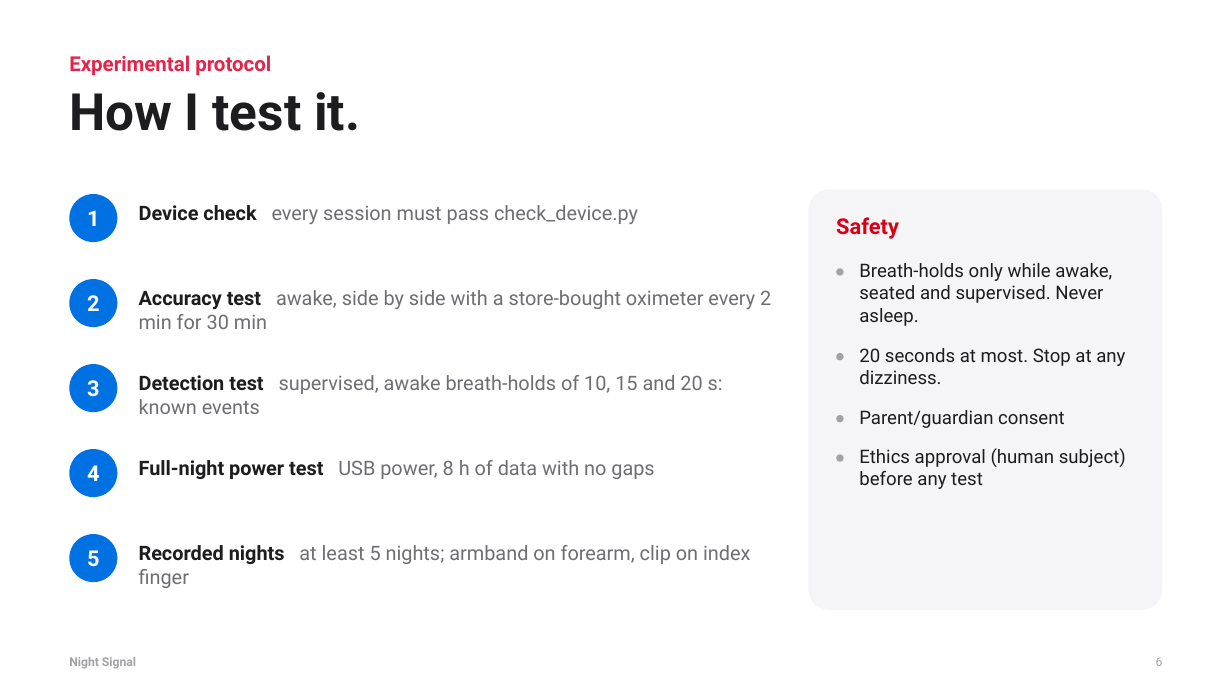
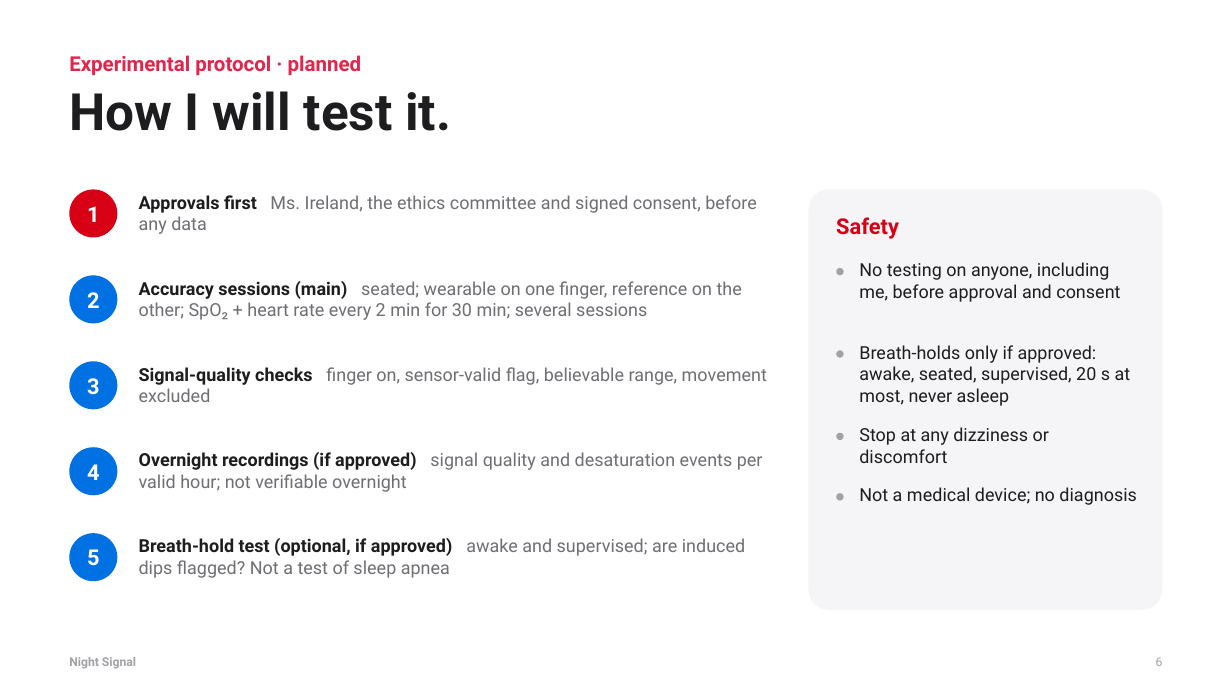
Before and after one commit to gabrielamamanestudent-wq/teetomivV2, a slide deck: slide 6 of science-fair/night-signal/Night_Signal_Presentation.pptx. Drawn at 1232x693 pixels with LibreOffice and Linux fonts; fonts in the diff are those of the drawing. Boxes give left, top, right and bottom in pixels: in the first picture for what was removed or moved away, otherwise in the second. Text is boxed around its words. In the diff, an @@ line names an element or a change of style, - is before the commit and + after.

```diff
--- a/science-fair/night-signal/Night_Signal_Presentation.pptx
+++ b/science-fair/night-signal/Night_Signal_Presentation.pptx
@@ text at [69, 55, 361, 75]: text changed @@
-Experimental protocol
+Experimental protocol · planned
@@ text at [69, 91, 451, 131]: text changed @@
-How I test it.
+How I will test it.
@@ 2 ellipses, 1 text: place and size @@
-2 ellipses, 1 text at [69, 194, 117, 327]
+2 ellipses, 1 text at [69, 189, 117, 323]
@@ ellipse at [69, 189, 117, 238]: fill #0071E3 to #D70015 @@
@@ text at [139, 195, 757, 234]: text changed; size 15.5 to 14 pt @@
-Device check every session must pass check_device.py
+Approvals first Ms. Ireland, the ethics committee and signed consent, before any data
@@ text at [859, 262, 1120, 302]: text changed; size 14.5 to 14 pt @@
-Breath-holds only while awake, seated and supervised. Never asleep.
+No testing on anyone, including me, before approval and consent
@@ text at [139, 281, 742, 320]: text changed; size 15.5 to 14 pt @@
-Accuracy test awake, side by side with a store-bought oximeter every 2 min for 30 min
+Accuracy sessions (main) seated; wearable on one finger, reference on the other; SpO₂ + heart rate every 2 min for 30 min; several sessions
@@ text at [859, 345, 1131, 406]: text changed; size 14.5 to 14 pt @@
-20 seconds at most. Stop at any dizziness.
+Breath-holds only if approved: awake, seated, supervised, 20 s at most, never asleep
@@ text at [139, 367, 767, 402]: text changed; size 15.5 to 14 pt @@
-Detection test supervised, awake breath-holds of 10, 15 and 20 s: known events
+Signal-quality checks finger on, sensor-valid flag, believable range, movement excluded
@@ ellipse: place and size @@
-ellipse at [836, 415, 844, 422]
+ellipse at [836, 433, 844, 440]
@@ text at [859, 427, 1049, 463]: text changed; size 14.5 to 14 pt @@
-Parent/guardian consent
+Stop at any dizziness or discomfort
@@ text at [139, 452, 763, 492]: text changed; size 15.5 to 14 pt @@
-Full-night power test USB power, 8 h of data with no gaps
+Overnight recordings (if approved) signal quality and desaturation events per valid hour; not verifiable overnight
@@ ellipse: place and size @@
-ellipse at [836, 455, 844, 462]
+ellipse at [836, 494, 844, 501]
@@ text at [859, 487, 1137, 505]: text changed; size 14.5 to 14 pt @@
-Ethics approval (human subject) before any test
+Not a medical device; no diagnosis
@@ text at [139, 538, 745, 578]: text changed; size 15.5 to 14 pt @@
-Recorded nights at least 5 nights; armband on forearm, clip on index finger
+Breath-hold test (optional, if approved) awake and supervised; are induced dips flagged? Not a test of sleep apnea
```
Also in this commit, not shown: 11 other slides changed, 6 slides added, 6 slides removed, 41 other files.
